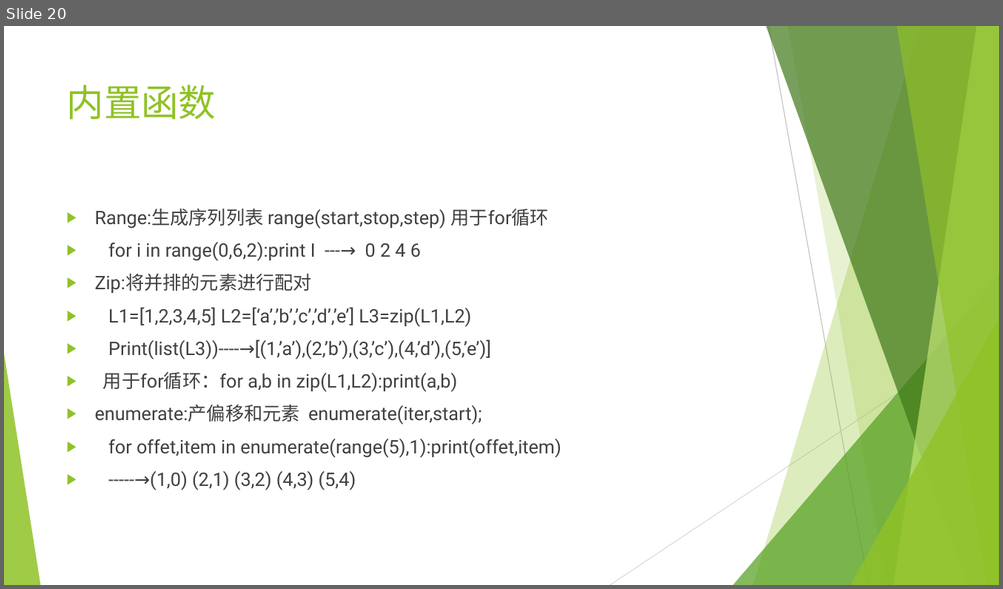
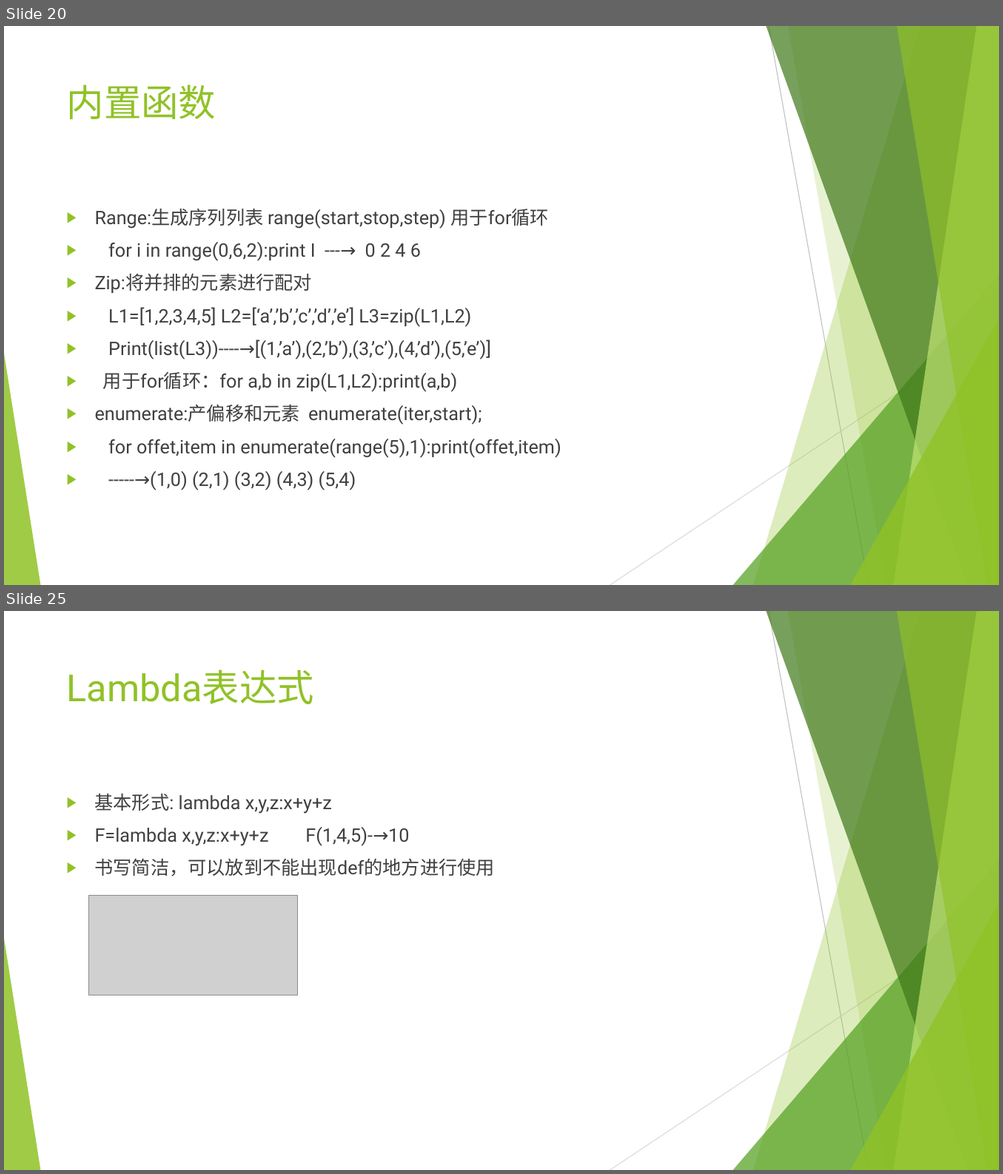
Before and after one commit to mrzhangs1015916/LearnPython, a slide deck: python.pptx. Shown one above the other, each under a label of ours: slide 20 before the commit, slides 20 and 25 after it; the slides between them are not shown. The pictures are 1003x589 and 1003x1174 pixels, drawn with LibreOffice and Linux fonts; fonts in the diff are those of the drawing; grey boxes stand for pictures. Boxes give left, top, right and bottom in pixels: in the first picture for what was removed or moved away, otherwise in the second. Text is boxed around its words. In the diff, an @@ line names an element or a change of style, - is before the commit and + after.

```diff
--- a/python.pptx
+++ b/python.pptx
@@ slide 25 added at (x1=4, y1=611, x2=999, y2=1170), background #FFFFFF; not listed: 10 template elements that a slide beside it also shows @@
@@ title added at (x1=67, y1=669, x2=314, y2=704), 36 pt, text #90C226 @@
+Lambda表达式
@@ text added at (x1=95, y1=794, x2=495, y2=877), 18 pt, text #404040 @@
+▶ 基本形式: lambda x,y,z:x+y+z
+▶ F=lambda x,y,z:x+y+z F(1,4,5)-→10
+▶ 书写简洁，可以放到不能出现def的地方进行使用
@@ picture added at (x1=89, y1=896, x2=298, y2=995) @@
```
Also in this commit, not shown: 12 other slides added, 1 other file.
